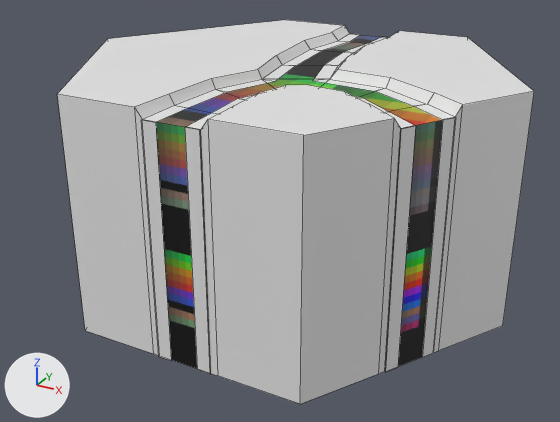
A saved change to the Blender file SourceAssets/Tiles/Hexagons0-3/Hexagon0-3.blend.
One viewpoint serves both versions: a 50 mm lens placed at (7.63, -14.4, 3.7), pointed at (0.29, -1.07, -2.97). The lights are fixed; the arrows at lower left show +X, +Y and +Z. The first picture is the older version. Mesh edges are drawn as thin lines.

The first picture shows 'Hex3_1'.
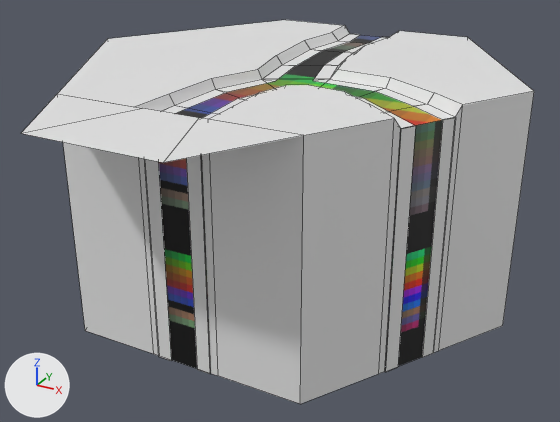
Commit message: Fix river into ocean water lines

What the commit changed:
me_cylinder_012 is used by ob_coastwaterlineswithriver; location (0.0, 0.0, 0.0).
Verts and faces of me_cylinder_012; kept vertices keep their numbers, new ones are numbered from 8.
Before the commit, vertices of me_cylinder_012: 0 (2.5, -4.33, 0.0) at pixel (303, 135), 1 (-2.5, -4.33, 0.0) at pixel (57, 93), 2 (-1.34, -6.33, 0.0), 3 (1.35, -6.33, 0.0), 4 (0.8, -4.33, 0.0) at pixel (210, 119).
Before the commit, vertices of me_cylinder_012: 5 (-0.8, -4.33, 0.0) at pixel (131, 106), 6 (0.29, -6.33, 0.0), 7 (-0.29, -6.33, 0.0).
me_cylinder_012 had 8 vertices, 3 faces and spanned x -2.5..2.5, y -6.33..-4.33, z 0.0.
me_cylinder_012 now has 6 vertices, 3 faces and spans x -2.5..2.5, y -6.33..-4.33, z 0.0.
Part 1, on me_cylinder_012:
Vertices deleted: 6, 7 (with the faces that use them).
Vertex 4 moves to (0.58, -4.33, 0.0), pixel (199, 117).
Vertex 5 moves to (-0.58, -4.33, 0.0), pixel (142, 108).
New faces: (2, 3, 4, 5), (1, 2, 5), (0, 4, 3).
Object 'CoastWaterLinesWithRiver' (ob_coastwaterlineswithriver) is now shown.

Boxes (x1, y1, x2, y2) around the edits, measured in the pictures (560 x 422 px):
'CoastWaterLinesWithRiver', shown: after (21, 94, 304, 163)
